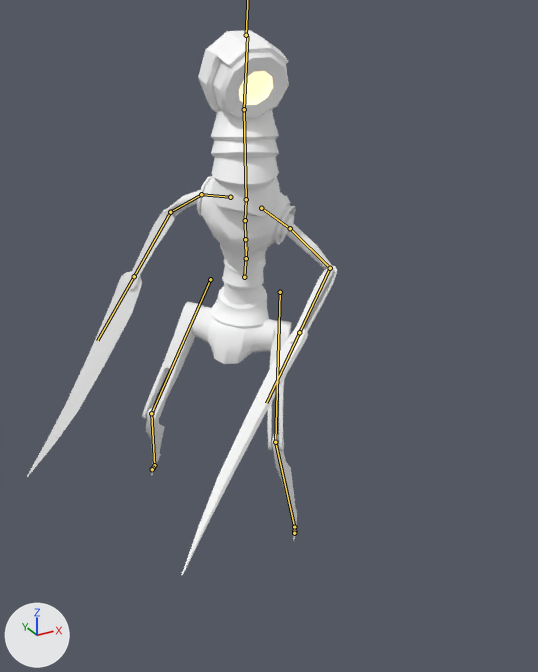
Two versions of the FBX model Assets/Animations/Grunt/Grunt Running.fbx, one commit apart.
Rendered twice from a 50 mm camera at (-1.86, -3.76, 3.42) aimed at (0.01, -0.35, 1.72). The axes (+X, +Y, +Z) are drawn at lower left. The lights are the same throughout. Both versions are drawn at frame 10 of the action 'mixamo.com'; the numbers are the values there. The bones that bend it are drawn over the model as lines.

Objects in the first picture: 'Grunt_Combined'.
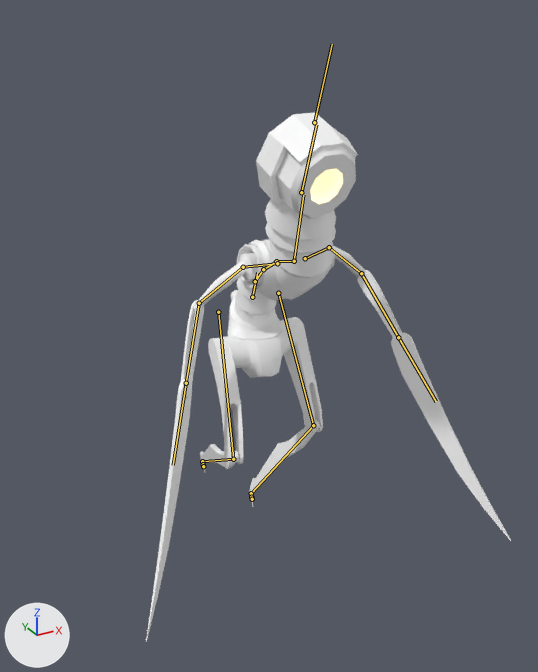
What the commit changed:
Bone 'mixamorig:Hips' (bone_mixamorig_hips) moves from (5.2, -15.4, -4.9) to (10.2, -28.6, -4.0).
Bone 'mixamorig:Hips' (bone_mixamorig_hips) turns from (8, -44, -7) to (22, 6, 4) degrees about its own x, y and z.
Bone 'mixamorig:Spine' (bone_mixamorig_spine) turns from (16, 1, 0) to (23, 1, -3) degrees about its own x, y and z.
Bone 'mixamorig:Spine1' (bone_mixamorig_spine1) turns from (14, -3, -4) to (16, -2, 0) degrees about its own x, y and z.
Bone 'mixamorig:Spine2' (bone_mixamorig_spine2) turns from (2, -3, -4) to (16, -1, 0) degrees about its own x, y and z.
Bone 'mixamorig:Neck' (bone_mixamorig_neck) turns from (-41, 20, 5) to (-50, 12, 4) degrees about its own x, y and z.
Bone 'mixamorig:Head' (bone_mixamorig_head) turns from (18, 28, 3) to (-5, -7, -9) degrees about its own x, y and z.
Bone 'mixamorig:LeftShoulder' (bone_mixamorig_leftshoulder) turns from (5, 7, 6) to (-10, -1, -9) degrees about its own x, y and z.
Bone 'mixamorig:LeftArm' (bone_mixamorig_leftarm) turns from (18, -3, 8) to (16, -43, 38) degrees about its own x, y and z.
Bone 'mixamorig:LeftForeArm' (bone_mixamorig_leftforearm) turns from (0, -23, 76) to (1, -9, 46) degrees about its own x, y and z.
Bone 'mixamorig:RightShoulder' (bone_mixamorig_rightshoulder) turns from (5, -6, 2) to (1, 0, 3) degrees about its own x, y and z.
Bone 'mixamorig:RightArm' (bone_mixamorig_rightarm) turns from (42, 6, -5) to (32, 34, -19) degrees about its own x, y and z.
Bone 'mixamorig:RightForeArm' (bone_mixamorig_rightforearm) turns from (11, 26, -54) to (1, 8, -43) degrees about its own x, y and z.
Bone 'mixamorig:LeftUpLeg' (bone_mixamorig_leftupleg) turns from (32, -11, 6) to (45, -7, -5) degrees about its own x, y and z.
Bone 'mixamorig:LeftLeg' (bone_mixamorig_leftleg) turns from (-54, 10, -6) to (-60, 9, -17) degrees about its own x, y and z.
Bone 'mixamorig:LeftFoot' (bone_mixamorig_leftfoot) turns from (27, -4, -1) to (34, -2, 11) degrees about its own x, y and z.
Bone 'mixamorig:RightUpLeg' (bone_mixamorig_rightupleg) turns from (34, 5, -12) to (66, 20, -5) degrees about its own x, y and z.
Bone 'mixamorig:RightLeg' (bone_mixamorig_rightleg) turns from (-65, -2, -5) to (-100, 9, 21) degrees about its own x, y and z.
Bone 'mixamorig:RightFoot' (bone_mixamorig_rightfoot) turns from (-7, -3, -7) to (14, 0, -2) degrees about its own x, y and z.
Bone 'mixamorig:RightToeBase' (bone_mixamorig_righttoebase) turns from (24, 17, 13) to (16, 3, -4) degrees about its own x, y and z.

Where the change shows, as pixel boxes [x1, y1, x2, y2] in the pictures (538 x 672 px):
'Grunt_Combined', posed (18% wider)
    before: [27, 30, 337, 576]
    after: [146, 112, 511, 642]
bone 'mixamorig:Hips', root to tip
    before: (244, 277) to (246, 247)
    after: (252, 297) to (257, 272)
bone 'mixamorig:Spine', root to tip
    before: (246, 258) to (245, 239)
    after: (255, 281) to (263, 269)
bone 'mixamorig:Spine1', root to tip
    before: (245, 239) to (245, 220)
    after: (263, 269) to (276, 261)
bone 'mixamorig:Spine2', root to tip
    before: (245, 220) to (246, 199)
    after: (276, 261) to (294, 261)
bone 'mixamorig:Neck', root to tip
    before: (246, 199) to (244, 109)
    after: (294, 261) to (303, 195)
bone 'mixamorig:Head', root to tip
    before: (244, 109) to (247, 36)
    after: (301, 192) to (316, 124)
bone 'mixamorig:LeftShoulder', root to tip
    before: (261, 208) to (290, 228)
    after: (305, 258) to (329, 247)
bone 'mixamorig:LeftArm', root to tip
    before: (290, 228) to (330, 268)
    after: (329, 247) to (361, 273)
bone 'mixamorig:LeftForeArm', root to tip
    before: (330, 268) to (299, 332)
    after: (361, 273) to (398, 337)
bone 'mixamorig:RightShoulder', root to tip
    before: (230, 197) to (201, 194)
    after: (277, 263) to (243, 267)
bone 'mixamorig:RightArm', root to tip
    before: (201, 194) to (170, 212)
    after: (243, 267) to (199, 303)
bone 'mixamorig:RightForeArm', root to tip
    before: (170, 212) to (134, 276)
    after: (199, 303) to (186, 383)
bone 'mixamorig:LeftUpLeg', root to tip
    before: (280, 292) to (275, 442)
    after: (278, 293) to (313, 425)
bone 'mixamorig:LeftLeg', root to tip
    before: (275, 442) to (294, 527)
    after: (313, 425) to (251, 493)
bone 'mixamorig:LeftFoot', root to tip
    before: (294, 527) to (294, 531)
    after: (251, 493) to (251, 497)
bone 'mixamorig:RightUpLeg', root to tip
    before: (210, 279) to (151, 413)
    after: (218, 312) to (233, 459)
bone 'mixamorig:RightLeg', root to tip
    before: (151, 413) to (154, 465)
    after: (233, 459) to (202, 461)
bone 'mixamorig:RightFoot', root to tip
    before: (154, 465) to (153, 468)
    after: (202, 461) to (203, 464)
bone 'mixamorig:RightToeBase', root to tip
    before: (153, 468) to (152, 469)
    after: (203, 464) to (203, 466)
